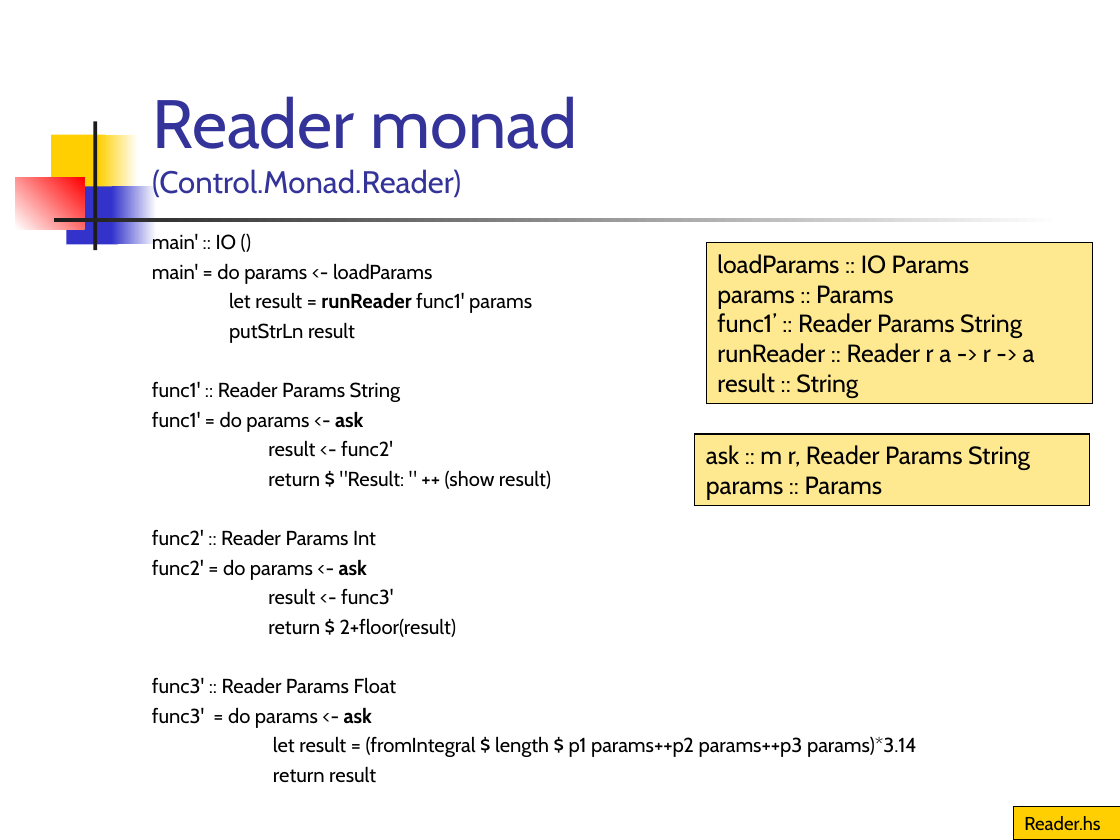
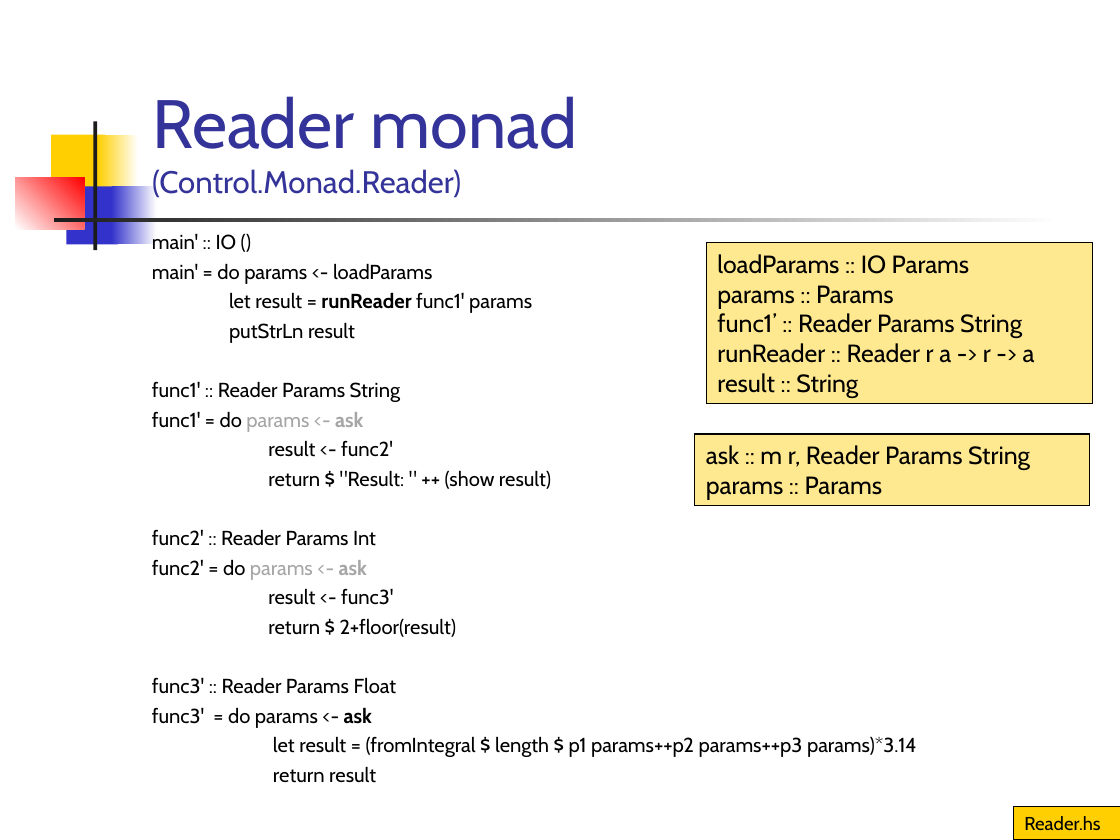
Before and after one commit to Funkcionalne/Prednasky, a slide deck: slide 9 of 13/13_fpro.ppt (slide 12 before the commit). Drawn at 1120x840 pixels with LibreOffice and Linux fonts; fonts in the diff are those of the drawing. Boxes give left, top, right and bottom in pixels: in the first picture for what was removed or moved away, otherwise in the second. Text is boxed around its words. In the diff, an @@ line names an element or a change of style, - is before the commit and + after.

```diff
--- a/13/13_fpro.ppt
+++ b/13/13_fpro.ppt
@@ text at (152, 411, 367, 580): text colour #000000 to #A6A6A6 in "params <- ask", "params <- ask" @@
```
Also in this commit, not shown: 4 other slides changed, 6 slides removed, 8 other files.
